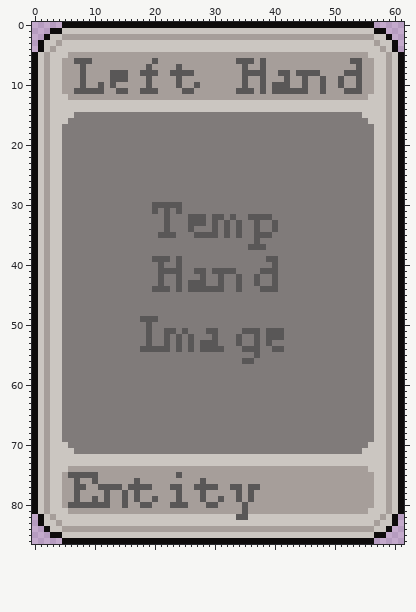
Two versions of one pixel-art file, dddserver/build/resources/main/cards/entitycards/entity_human_left_hand.aseprite. That is the earlier state.
62x87 pixels, 1 frame.
After:
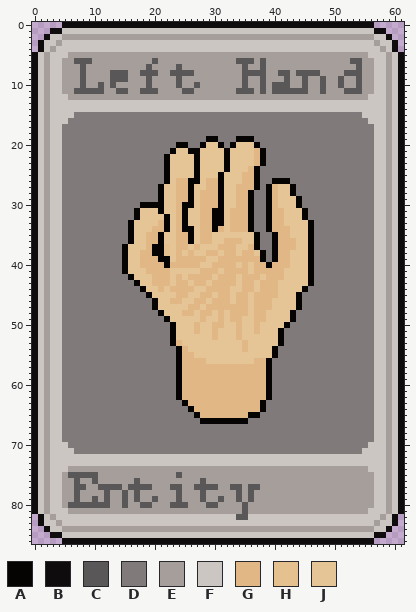
Palette (. is transparent): A #050403  B #0e0c0c  C #595757  D #807b7a  E #a69e9a  F #cbc6c1  G #e1b885  H #e4c18f  J #e5c495
Commit: added entity management game
From old to new:
Changed rows in their new state; - is an unchanged pixel.
Layer "Layer 2":
first column x 15:
19 --------------AA---AAA----------
20 ---------AA--AJJA-AJJJA---------
21 --------AJJAAJJJJAJJJJGA--------
22 -------AJJJJAJJJJAJJJJGA--------
23 -------AJJJJAJJJJAJJJJGA--------
24 -------AJJJJAJJJJAJJJGA---------
25 -------AJJJJAJJJAJJJGGA---------
26 -------AJGGAAJGGAJJJGGA--AAA----
27 ------AJJGGAJJGGAJJGGGA-AGJJA---
28 ------AJJGGAJGGGAJJGGA--AGJJA---
29 ------AJJGGAJGGGAJJGGA--AGJJJA--
30 ---AAAAJJGAAJGGGAJJGGA--AGJJJA--
31 --AJJJAJJGAJJGGAAJGGGA--AGGJJJA-
32 --AJJJJAJGAJJGGAAJGGGADDAGGJJJA-
33 -AJJJJGAJGAJJGGAAJGGGAD-AGGJJJJA
34 -AJJJGGAJGAAJGGAGJGGGAD-AGGGJJJA
35 -AJJGGAJJGGAJGGJJJJJJJADDAGGJJJA
36 -AJJGGAJJGGAJGGJJGGGJJA--AGGGJJA
37 AJJJGAAHJGGJGJJJGGGJJGAD-AGGGJJA
38 AJJGGAAHJGJGJJGGJGGJGGJA-AGGJJJA
39 AJJGGGAAJGGGGGJJGGGGGGGADAGGJJJA
40 AJJGGGGAGGGGGJJGGGGJGJGGAGGGJJJA
41 AJJJGGGGJJJJJGGGJGGGGJGGGGGJJJJA
42 -AJJJGGGJGJGGGGJGGGJGGGJGGGJJJJA
43 --AJJGGGJGGJGGJGGGGJGGJGGGJJJJJA
44 ---AJJGJGGGGJJGGGGJJGGJGGGJJJJA-
45 ----AJJJJGGJJGGJGGJGGJGGGGJJJA--
46 -----AJJGGJJGGJGGGJGGJGGGJJJJA--
47 -----AJJJJJGGJGGGGGGGJGGGJJJJA--
48 ------AJJJGGJGGJGJGGGJGGJJJJA---
49 ---DDD-AJJJJJGJJGJGGJJGGJJJJA---
50 ----D---AJJJGJJGGJJGJJGJJJJA----
51 ----D--DAJJJGJJGJJJGJJGJJJA-----
52 ----D--DAJJJJJJGJJJGJJJJJJA-----
53 ----D--DAGJJJJJJJJJJGJJJJJA-----
54 ---DDDDD-AGJJJJJJJJJGJJJJAD-----
55 ---------AGGJJJJJJJJJJJJJA------
56 ---------AGGGGJJJJJJJJGGA-------
57 ---------AGGGGGGGGGGGGGGA-------
58 ---------AGGGGGGGGGGGGGGA-------
59 ---------AGGGGGGGGGGGGGGA-------
60 ---------AGGGGGGGGGGGGGGA-------
61 ---------AGGGGGGGGGGGGGGA-------
62 ---------AGGGGGGGGGGGGGGA-------
63 ----------AGGGGGGGGGGGGA--------
64 -----------AGGGGGGGGGGGA--------
65 ------------AGGGGGGGGAA---------
66 -------------AAAAAAAA-----------
